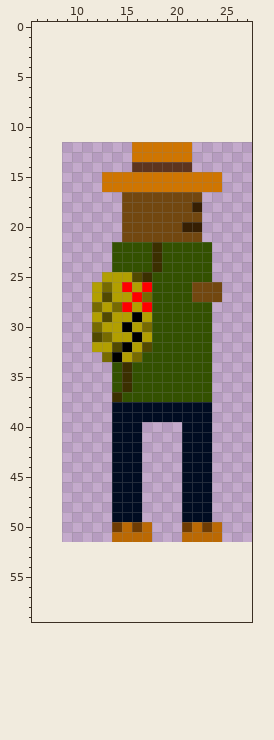
One commit to this pixel-art sprite: Sprites/player.png. Above, as it was before the edit.
The file is 20x40 pixels. Shown: x 6..27, y 0..59. The old version is drawn lined up with the new one, on the new canvas.
The result:
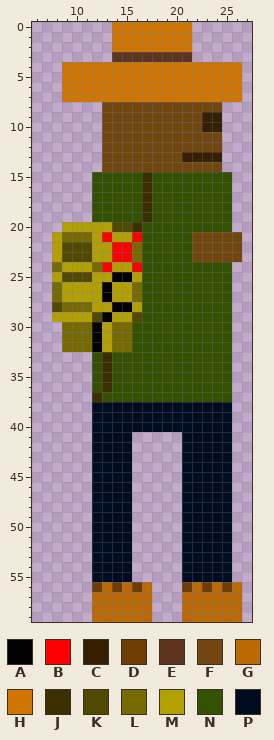
Palette (. is transparent): A #000000  B #ff0000  C #361f03  D #6f3c03  E #5d341e  F #72470f  G #bb6903  H #cf7500  J #3b2f00  K #514900  L #766a00  M #b29f00  N #335100  P #000c22
Difference:
canvas 20x40 -> 40x60, the old top-left corner now at 9,12
y 0..2: x 14..21 ........ -> HHHHHHHH
y 3: x 14..21 ........ -> EEEEEEEE
y 4..7: x 9..26 .................. -> HHHHHHHHHHHHHHHHHH
y 8: x 13..24 ............ -> FFFFFFFFFFFF
y 9..10: x 13..24 ............ -> FFFFFFFFFFCC
y 11: x 13..24 ............ -> FFFFFFFFFFFF
y 12: x 13..24 ...HHHHHH... -> FFFFFFFFFFFF
y 13: x 13..24 ...HHHHHH... -> FFFFFFFFCCCC
y 14: x 13..24 ...EEEEEE... -> FFFFFFFFFFFF
y 15..16: x 12..25 .HHHHHHHHHHHH. -> NNNNNJNNNNNNNN
y 17: x 12..25 ...FFFFFFFF... -> NNNNNJNNNNNNNN
y 18: x 12..25 ...FFFFFFFC... -> NNNNNJNNNNNNNN
y 19: x 12..25 ...FFFFFFFF... -> NNNNNJNNNNNNNN
y 20: x 9..25 ......FFFFFFCC... -> MMMMMKKJNNNNNNNNN
y 21: x 8..21 .......FFFFFFF -> MLLLMBMMBNNNNN; x 23..26 .... -> FFFF
y 22..23: x 8..16 ......NNN -> MKKKMMBBL; x 18 J -> N; x 22..26 NN... -> FFFFF
y 24: x 8..16 ......NNN -> LMMMLBMMB; x 18 J -> N; x 24..25 .. -> NN
y 25: x 8..12 ..... -> MKKKM; x 14..17 MMKJ -> AAMN; x 24..25 .. -> NN
y 26: x 8..11 .... -> LMMM; x 13 L -> A; x 15..17 BMB -> MLN; x 22..25 FFF. -> NNNN
y 27: x 8..11 .... -> LMMM; x 13 K -> A; x 16..17 BL -> LN; x 22..25 FFF. -> NNNN
y 28: x 8..12 ....L -> KLLLM; x 14..15 LB -> AA; x 17 B -> N; x 24..25 .. -> NN
y 29: x 8..13 ....MK -> MMMMKA; x 16..17 AM -> KN; x 24..25 .. -> NN
y 30: x 9..12 ...L -> LLLA; x 14..17 MAML -> LLNN; x 24..25 .. -> NN
y 31: x 9..17 ...KLMMAM -> LLLAMLLNN; x 24..25 .. -> NN
y 32: x 9..12 ...M -> LLLA; x 14..17 KAMK -> LLNN; x 24..25 .. -> NN
y 33: x 12..16 .LAML -> NJNNN; x 24..25 .. -> NN
y 34..36: x 12..13 .. -> NJ; x 15 J -> N; x 24..25 .. -> NN
y 37: x 12..14 ..J -> JNN; x 24..25 .. -> NN
y 38..39: x 12..13 .. -> PP; x 24..25 .. -> PP
y 40: x 12..13 .. -> PP; x 17..20 .... -> PPPP; x 24..25 .. -> PP
y 41..49: x 12..13 .. -> PP; x 16 P -> .; x 24..25 .. -> PP
y 50: x 12..17 ..DGDG -> PPPP..; x 21..25 DGDG. -> PPPPP
y 51: x 12..17 ..GGGG -> PPPP..; x 21..25 GGGG. -> PPPPP
y 52..55: x 12..15 .... -> PPPP; x 21..25 ..... -> PPPPP
y 56: x 12..17 ...... -> DGDGDG; x 21..26 ...... -> DGDGDG
y 57..59: x 12..17 ...... -> GGGGGG; x 21..26 ...... -> GGGGGG
Changed places in both pictures, as pixel boxes (x1, y1, x2, y2):
changed: (52, 22, 242, 622)
